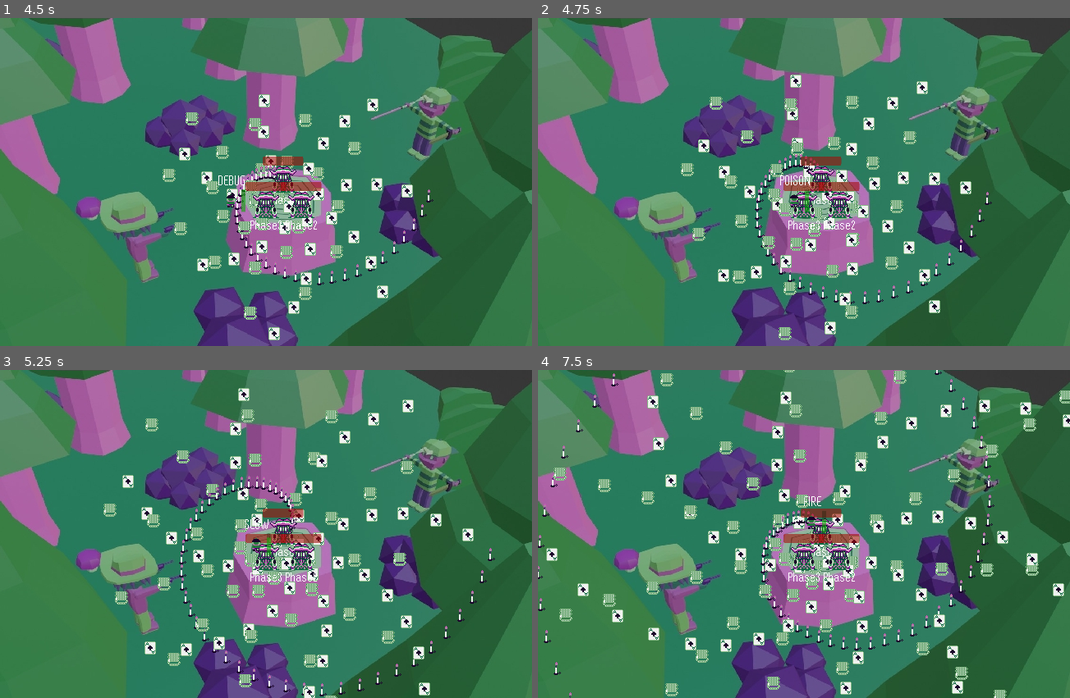
Above: before the commit, frames 1-4 (two rows, left to right).
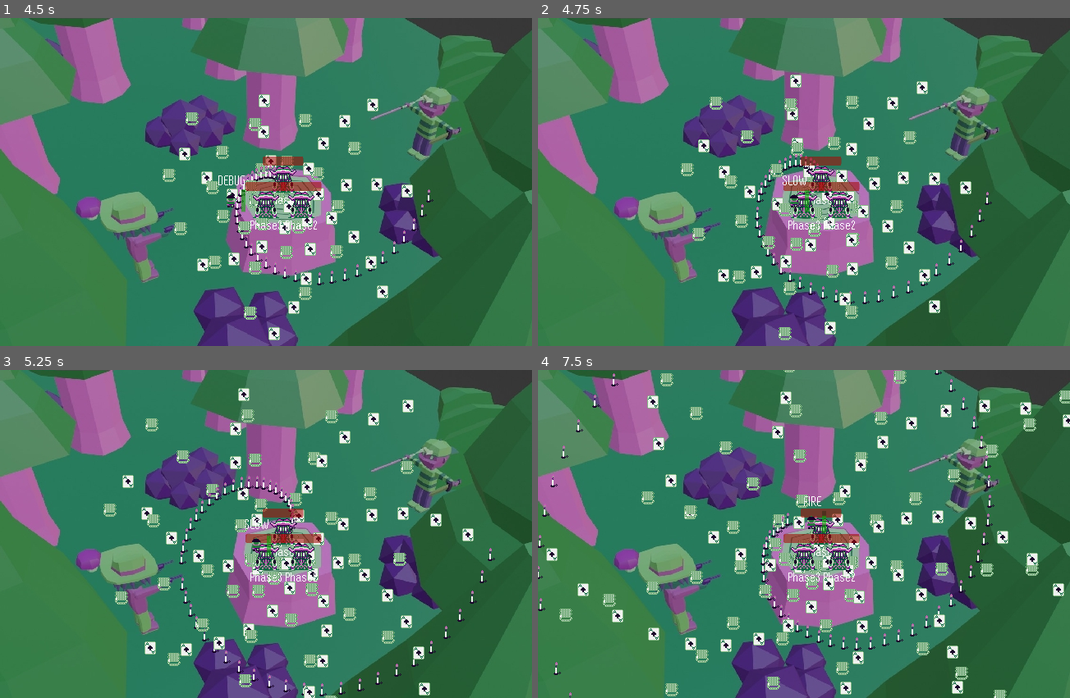
Above: after the commit, the same moments.

Repository: b4k4kozmo/bullet-hell-24
Game: Godot game, scene res://boss_room.tscn
Same seed, same stepped clock (60 frames per second), same inputs: the game is played once before the commit and once after it.
Inputs:
- Up to frame 1 (4.5 s): tap Enter at 0.5 s; hold W (move_up) 0.53-2.03 s; tap Space (action) at 0.6, 2.1, 3.6 s; tap R (restart) at 1.25, 2 s; tap Shift (walk) at 1.35, 2.85, 4.35 s; hold A (move_left) 2.03-3.53 s; hold S (move_down) 3.53-4.28 s; hold D (move_right) from 4.28 s (still down)
- Up to frame 2 (4.75 s): keep holding D (move_right)
- Up to frame 3 (5.25 s): release D (move_right) at 5.03 s; hold W (move_up) from 5.03 s (still down); tap Space (action) at 5.1 s
- Up to frame 4 (7.5 s): release W (move_up) at 5.78 s; hold D (move_right) from 5.78 s (still down); tap Shift (walk) at 5.85, 7.35 s; tap Space (action) at 6.6 s

Frame 1 is identical in both runs. In frame 2, 0.1% of the frame differs, in the area x 40-52%, y 48-59%; in frame 3, 0.2%; in frame 4, 0.4%, in the area x 1-55%, y 27-84%.

Commit message:
bullets now get destroyed more
all bullets despawn when touching player or enemy

spiral shot can destroy other bullets instantly and itself on a delay

Diff:
--- a/boss_room.tscn
+++ b/boss_room.tscn
@@ -57,7 +57,6 @@
 light_mask = 2
 visibility_layer = 2
 position = Vector2(-0.000772804, 0.00144196)
-scale = Vector2(1, 1)
 shape = SubResource("RectangleShape2D_bc61q")
 
 [node name="Border2" type="Sprite2D" parent="Borders"]
@@ -76,7 +75,6 @@
 light_mask = 2
 visibility_layer = 2
 position = Vector2(-0.000772804, 0.00144196)
-scale = Vector2(1, 1)
 shape = SubResource("RectangleShape2D_bc61q")
 
 [node name="Border3" type="Sprite2D" parent="Borders"]
@@ -97,7 +95,6 @@
 light_mask = 2
 visibility_layer = 2
 position = Vector2(-0.000772804, 0.00144196)
-scale = Vector2(1, 1)
 shape = SubResource("RectangleShape2D_bc61q")
 
 [node name="Border4" type="Sprite2D" parent="Borders"]
@@ -118,5 +115,4 @@
 light_mask = 2
 visibility_layer = 2
 position = Vector2(-0.000772804, 0.00144196)
-scale = Vector2(1, 1)
 shape = SubResource("RectangleShape2D_bc61q")
--- a/bullet.tscn
+++ b/bullet.tscn
@@ -10,7 +10,7 @@
 [ext_resource type="Texture2D" uid="uid://cq3ispglr04be" path="res://sprites/shuriken_down2.png" id="7_y4x8a"]
 
 [sub_resource type="RectangleShape2D" id="RectangleShape2D_uom7v"]
-size = Vector2(6, 6)
+size = Vector2(4, 4)
 
 [node name="Bullet" type="Area2D"]
 script = ExtResource("1_4tedr")
@@ -29,6 +29,12 @@
 wait_time = 0.15
 autostart = true
 
+[node name="DespawnTimer" type="Timer" parent="."]
+wait_time = 0.1
+one_shot = true
+
+[connection signal="area_entered" from="." to="." method="_on_area_entered"]
 [connection signal="body_entered" from="." to="." method="_on_body_entered"]
 [connection signal="screen_exited" from="VisibleOnScreenEnabler2D" to="." method="_on_screen_exited"]
 [connection signal="timeout" from="Timer" to="." method="_on_timer_timeout"]
+[connection signal="timeout" from="DespawnTimer" to="." method="_on_despawn_timer_timeout"]
--- a/project.godot
+++ b/project.godot
@@ -84,6 +84,12 @@
 , Object(InputEventJoypadButton,"resource_local_to_scene":false,"resource_name":"","device":-1,"button_index":0,"pressure":0.0,"pressed":false,"script":null)
 ]
 }
+block={
+"deadzone": 0.5,
+"events": [Object(InputEventKey,"resource_local_to_scene":false,"resource_name":"","device":0,"window_id":0,"alt_pressed":false,"shift_pressed":false,"ctrl_pressed":false,"meta_pressed":false,"pressed":false,"keycode":0,"physical_keycode":66,"key_label":0,"unicode":0,"echo":false,"script":null)
+, Object(InputEventJoypadButton,"resource_local_to_scene":false,"resource_name":"","device":-1,"button_index":9,"pressure":0.0,"pressed":false,"script":null)
+]
+}
 
 [rendering]
 
--- a/scripts/Bullet.gd
+++ b/scripts/Bullet.gd
@@ -5,6 +5,10 @@
 var speed = 100
 var direction = Vector2.RIGHT
 var bullet_type: int = 0
+
+var player_bullet: bool
+var player_spiral_bullet: bool
+var enemy_bullet: bool
 
 func _physics_process(delta):
 	position += direction * speed * delta
@@ -20,6 +24,12 @@
 
 func _on_body_entered(body):
 	body.set_status(bullet_type)
+	if body.is_in_group("enemy"):
+		if player_bullet:
+			queue_free()
+	if body.is_in_group("player"):
+		if enemy_bullet:
+			queue_free()
 
 
 func _on_timer_timeout():
@@ -27,3 +37,15 @@
 		set_property(5)
 	elif bullet_type == 5:
 		set_property(4)
+
+
+
+func _on_area_entered(area):
+	if "enemy_bullet" in area:
+		if area.enemy_bullet && player_spiral_bullet:
+			area.queue_free()
+			$DespawnTimer.start()
+
+
+func _on_despawn_timer_timeout():
+	queue_free()
--- a/scripts/Player.gd
+++ b/scripts/Player.gd
@@ -27,15 +27,18 @@
 	bullet.position = global_position
 	if velocity != Vector2.ZERO:
 		bullet.set_property(bullet_type2)
+		bullet.player_spiral_bullet = false
 		bullet.direction = Vector2.UP
 		$Speed.wait_time = .21
 	else:
 		bullet.set_property(bullet_type)
+		bullet.player_spiral_bullet = true
 		bullet.direction = get_vector(angle)
 		$Speed.wait_time = .0444
 
+	bullet.player_bullet = true
+	get_tree().current_scene.call_deferred("add_child", bullet)
 
-	get_tree().current_scene.call_deferred("add_child", bullet)
 
 func _physics_process(_delta):
 	if Input.is_action_just_pressed('action'):
--- a/scripts/Spaghetti.gd
+++ b/scripts/Spaghetti.gd
@@ -46,8 +46,9 @@
 	bullet.position = global_position
 	bullet.direction = get_vector(angle)
 	bullet.set_property(bullet_type)
+	bullet.enemy_bullet = true
+	get_tree().current_scene.call_deferred("add_child", bullet)
 
-	get_tree().current_scene.call_deferred("add_child", bullet)
 
 
 func _on_speed_timeout():
--- a/spaghetti.tscn
+++ b/spaghetti.tscn
@@ -16,7 +16,7 @@
 
 [sub_resource type="RectangleShape2D" id="RectangleShape2D_mg4nb"]
 
-[node name="Spaghetti" type="CharacterBody2D"]
+[node name="Spaghetti" type="CharacterBody2D" groups=["enemy"]]
 script = ExtResource("1_lkdps")
 alpha = 3.051
 bullet_node = ExtResource("2_43bi4")
--- a/spaghetti2.gd
+++ b/spaghetti2.gd
@@ -46,7 +46,7 @@
 	bullet.position = global_position
 	bullet.direction = get_vector(angle)
 	bullet.set_property(bullet_type)
-
+	bullet.enemy_bullet = true
 	get_tree().current_scene.call_deferred("add_child", bullet)
 
 
--- a/spaghetti3.gd
+++ b/spaghetti3.gd
@@ -46,7 +46,7 @@
 	bullet.position = global_position
 	bullet.direction = get_vector(angle)
 	bullet.set_property(bullet_type)
-
+	bullet.enemy_bullet = true
 	get_tree().current_scene.call_deferred("add_child", bullet)
 
 
Not shown, changed: .DS_Store
